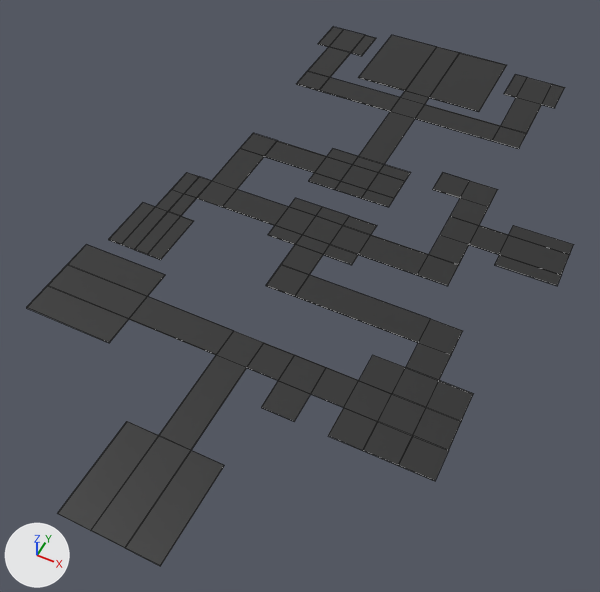
The FBX model Cursed Reincarnation/Assets/Modelagens/Cenario 1/Teto.fbx as it was, and as the next commit left it.
The view is the same before and after, from a camera (50 mm lens) standing at (78.0, -72.0, 181.0) and looking at (1.0, 83.0, -13.0). The axes (+X, +Y, +Z) are drawn at lower left. The lights are the same throughout. Mesh edges are drawn as thin lines. Where no turn or scale is listed for an object, it has been applied to the vertices.

Names of what the first picture shows: 'Piso'.
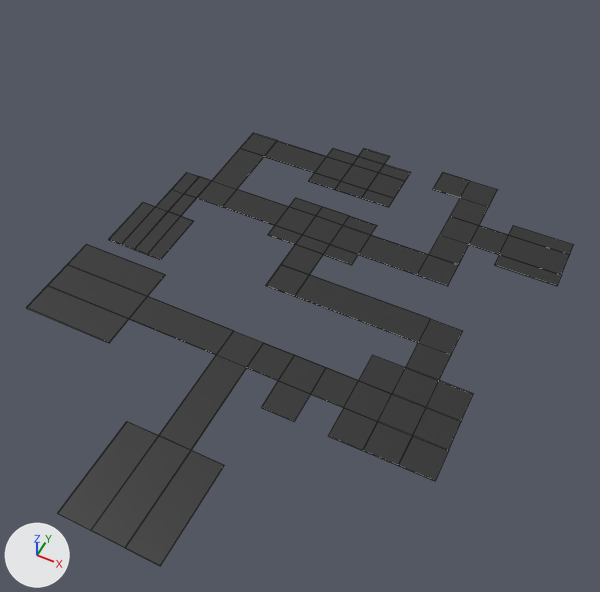
Boxes (x1, y1, x2, y2) around the edits, measured in the pictures (600 x 592 px):
'Piso', reshaped (20% shorter): before (26, 27, 574, 566); after (26, 133, 574, 566)
part 1 of me_mesh, cut back: before (296, 27, 565, 164); after (359, 148, 390, 164)

What the commit changed:
me_mesh is used by ob_piso; location (0.0, 0.0, 0.0).
me_mesh had 324 vertices, 322 faces and spanned x -62.0..72.0, y -14.0..216.0, z 0.0.
me_mesh now has 256 vertices, 254 faces and spans x -62.0..72.0, y -14.0..144.0, z 0.0.
Part 1, on me_mesh:
72 vertices are removed from x -48.0..48.0, y 168.0..216.0, z 0.0.
73 faces are deleted.
4 vertices are added at (5.0, 144.0, 0.0), (-5.0, 144.0, 0.0), (-5.0, 144.0, 0.0), (5.0, 144.0, 0.0).
5 new faces join them.
